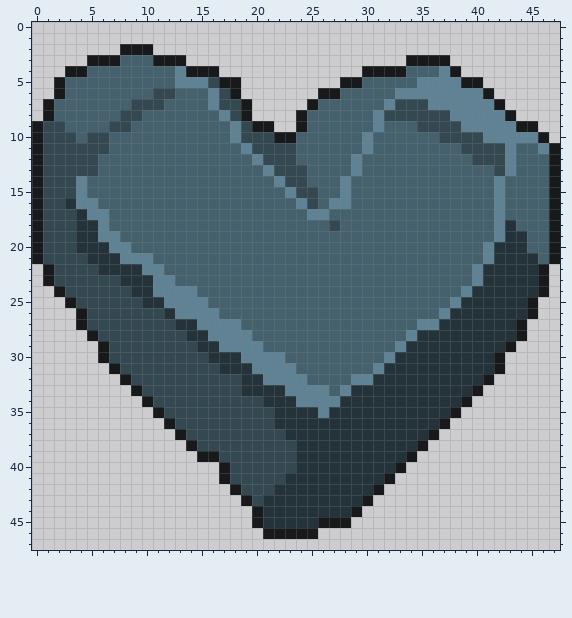
Two versions of one pixel-art sprite, Art/items/Hearth_Stone-Complete_UI_desc.png. The picture above was drawn from the file before the commit.
The file is 48x48 pixels.
New version:
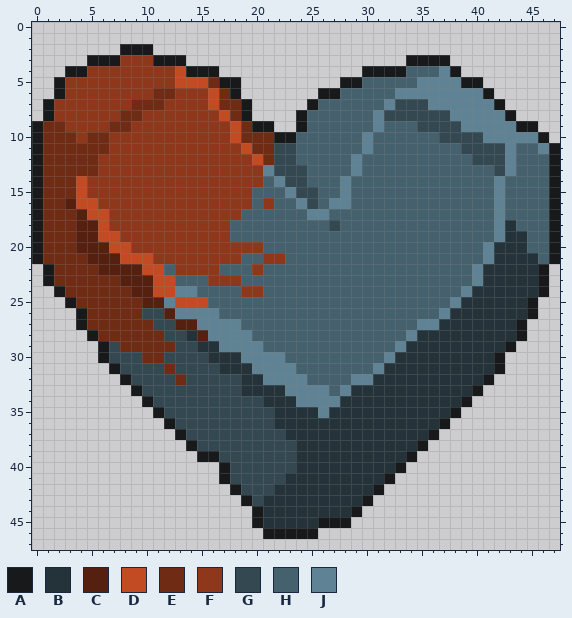
Palette (. is transparent): A #17191a  B #243339  C #562010  D #c24b24  E #702b14  F #8e371a  G #344852  H #46616e  J #5f8394
Change:
y 3: x 8..10 HHH -> FFF
y 4: x 5..13 HHHHHHHHJ -> FFFFFFFFD
y 5: x 3..16 HHHHHHHHHHJJJG -> FFFFFFFFFFDDDE
y 6: x 3..17 HHHHHHHHGGHHHJG -> FFFFFFFFEEFFFDE
y 7: x 2..18 HHHHHHHGGGHHHHJGG -> FFFFFFFEEEFFFFDEE
y 8: x 2..18 HHHHHHGGHHHHHHHJG -> FFFFFFEEFFFFFFFDE
y 9: x 1..19 GGHHHHGGHHHHHHHHHJG -> EEFFFFEEFFFFFFFFFDE
y 10: x 1..21 GGGHGGHHHHHHHHHHHJGGG -> EEEFEEFFFFFFFFFFFDEEE
y 11: x 1..21 GGGGGGHHHHHHHHHHHHJGG -> EEEEEEFFFFFFFFFFFFDEE
y 12: x 1..21 GGGGGHHHHHHHHHHHHHHJG -> EEEEEFFFFFFFFFFFFFFDE
y 13: x 1..20 GGGGGHHHHHHHHHHHHHHH -> EEEEEFFFFFFFFFFFFFFF
y 14: x 1..20 GGGJHHHHHHHHHHHHHHHH -> EEEDFFFFFFFFFFFFFFFF
y 15: x 1..19 GGGJHHHHHHHHHHHHHHH -> EEEDFFFFFFFFFFFFFFF
y 16: x 1..19 GGBJJHHHHHHHHHHHHHH -> EECDDFFFFFFFFFFFFFF; x 21 H -> F
y 17: x 1..18 GGGBJJHHHHHHHHHHHH -> EEECDDFFFFFFFFFFFF
y 18: x 1..17 GGGBBJHHHHHHHHHHH -> EEECCDFFFFFFFFFFF
y 19: x 1..17 GGGBBJJHHHHHHHHHH -> EEECCDDFFFFFFFFFF
y 20: x 1..20 GGGBBBJJHHHHHHHHHHHH -> EEECCCDDFFFFFFFFFFFF
y 21: x 1..18 GGGGBBBJJJHHHHHHHH -> EEEECCCDDDFFFFFFFF; x 21..22 HH -> FF
y 22: x 2..11 GGGGBBBBJJ -> EEEECCCCDD; x 13..16 HHHH -> FFFF; x 20 H -> F
y 23: x 2..12 GGGGGGBBBJJ -> EEEEEECCCDD; x 16..18 HHH -> FFF
y 24: x 3..12 GGGGGGBBJJ -> EEEEEECCDD; x 19..20 HH -> FF
y 25: x 4..11 GGGGGGBB -> EEEEEECC; x 13..15 JJJ -> DDD
y 26: x 5..9 GGGGG -> EEEEE; x 12 B -> C
y 27: x 5..10 GGGGGG -> EEEEEE; x 13..14 BB -> CC
y 28: x 6..11 GGGGGG -> EEEEEE; x 15 B -> C
y 29: x 8..12 GGGGG -> EEEEE
y 30: x 10..11 GG -> EE
y 31: x 12 G -> E
y 32: x 13 G -> E
Pixel boxes of the changes (left, top, right, bottom) in both pictures:
changed: (43, 55, 285, 385)
